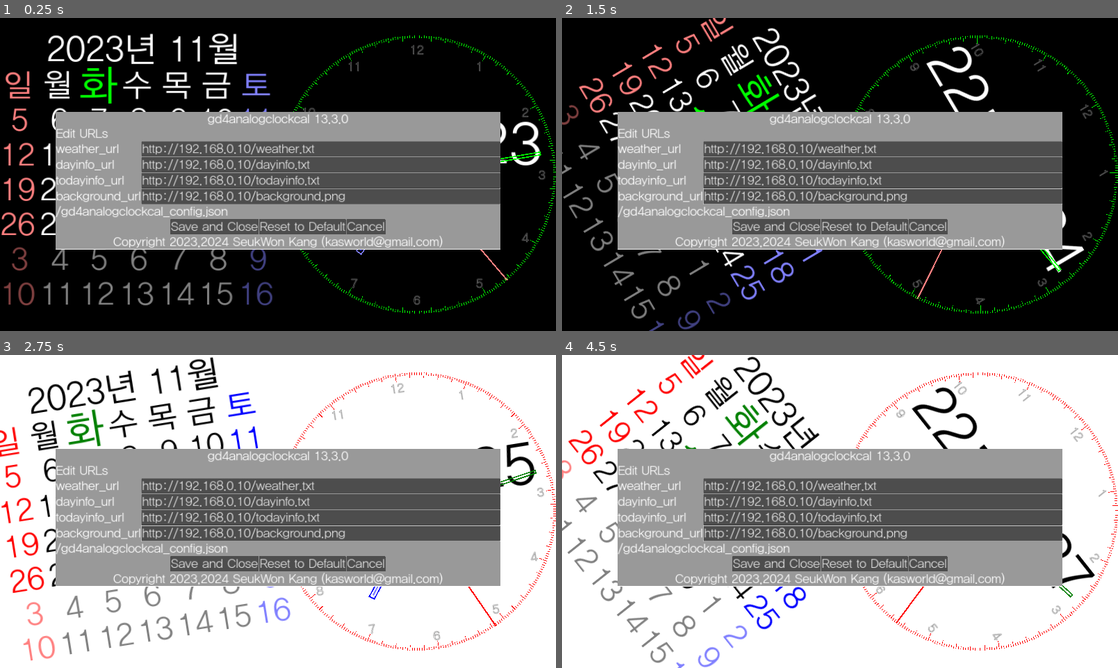
Above: before the commit, frames 1-4 (two rows, left to right).
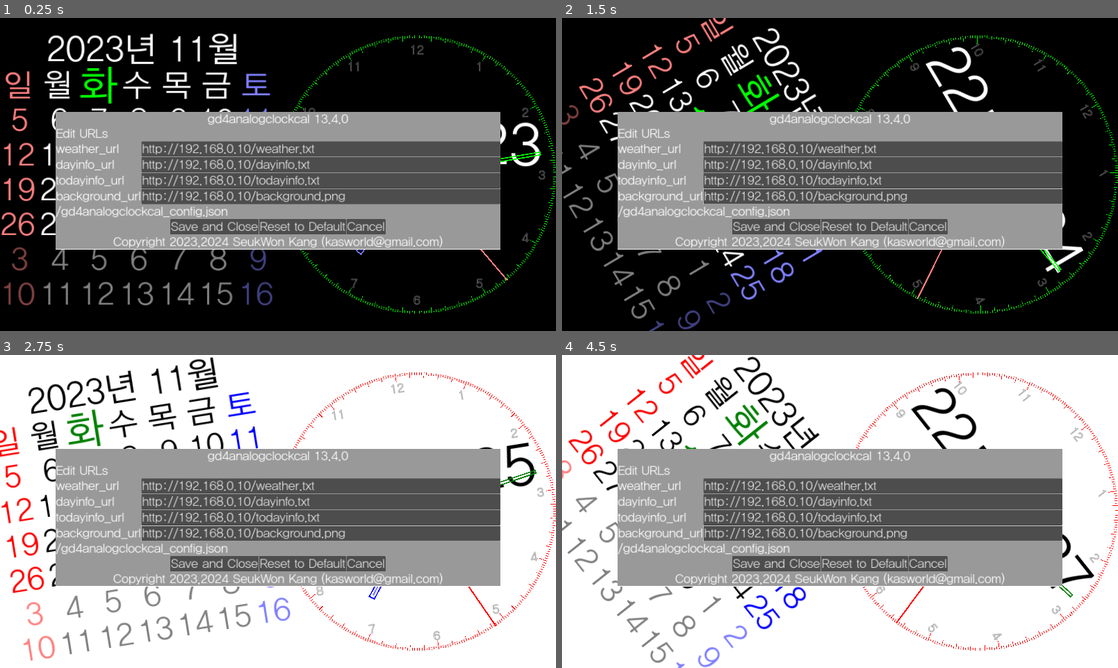
Above: after the commit, the same moments.

Repository: kasworld/gd4analogclockcal
Game: Godot game, scene res://main.tscn
Two runs of this game, one before a commit and one after it. Both use one fixed random seed, a clock stepped at 60 frames per second and the inputs below.
Inputs (mouse positions are in pixels of both pictures, inside the frame that each line leads up to):
- Up to frame 1 (0.25 s): no input
- Up to frame 2 (1.5 s): tap Enter at 0.5, 0.6, 1.35 s; move the mouse to (962, 158) at 0.52 s; click (962, 158) at 0.67 s; move the mouse to (728, 190) at 1.27 s; click (728, 190) at 1.42 s
- Up to frame 3 (2.75 s): move the mouse to (333, 442) at 2.02 s; tap Enter at 2.1 s; click (333, 442) at 2.17 s
- Up to frame 4 (4.5 s): move the mouse to (812, 574) at 2.77 s; tap Enter at 2.85, 3.6, 4.35 s; click (812, 574) at 2.92 s; move the mouse to (1006, 558) at 3.52 s; click (1006, 558) at 3.67 s; move the mouse to (673, 464) at 4.27 s; click (673, 464) at 4.42 s

The runs differ from the first frame. In frame 1, 0.2% of the frame differs, in the area x 59-98%, y 30-48%; in frame 2, 0.4%; in frame 3, 0.2%; in frame 4, 0.5%, in the area x 59-96%, y 10-75%.
Error in both runs: Attempt to call function 'store_line' in base 'null instance' on a null instance. (res://global/config.gd:13)

Commit message:
adjust label size

Diff:
--- a/analog_clock/analog_clock.gd
+++ b/analog_clock/analog_clock.gd
@@ -10,12 +10,12 @@
 
 	var co = Global2d.colors.timelabel
 	$LabelTime.position = Vector2(-r,-r/2)
-	$LabelTime.size = Vector2(r*2,r/1.7)
+	$LabelTime.size = Vector2(r*2,r*0.6)
 	$LabelTime.label_settings = Global2d.make_label_setting(r*0.42, co)
 
 	co = Global2d.colors.infolabel
 	$LabelInfo.position = Vector2(-r,0)
-	$LabelInfo.size = Vector2(r*2,r)
+	$LabelInfo.size = Vector2(r*2,r*0.9)
 	$LabelInfo.label_settings = Global2d.make_label_setting(r*0.18, co)
 
 	info_text = InfoText.new()
--- a/main.gd
+++ b/main.gd
@@ -12,7 +12,7 @@
 	"background_url",
 	]
 var config = {
-	"version" : "gd4analogclockcal 13.3.0",
+	"version" : "gd4analogclockcal 13.4.0",
 	"weather_url" : "http://192.168.0.10/weather.txt",
 	"dayinfo_url" : "http://192.168.0.10/dayinfo.txt",
 	"todayinfo_url" : "http://192.168.0.10/todayinfo.txt",
